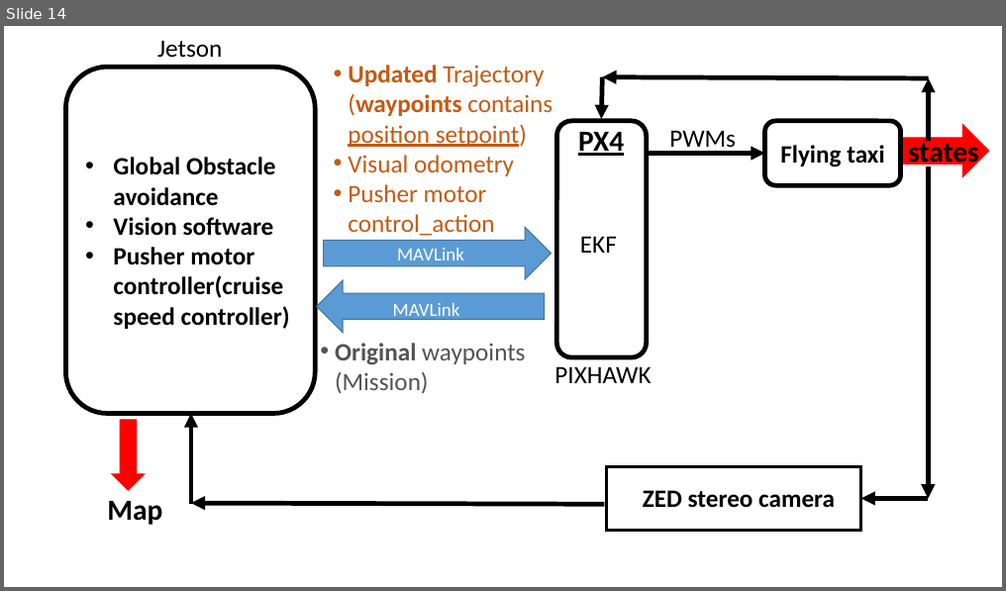
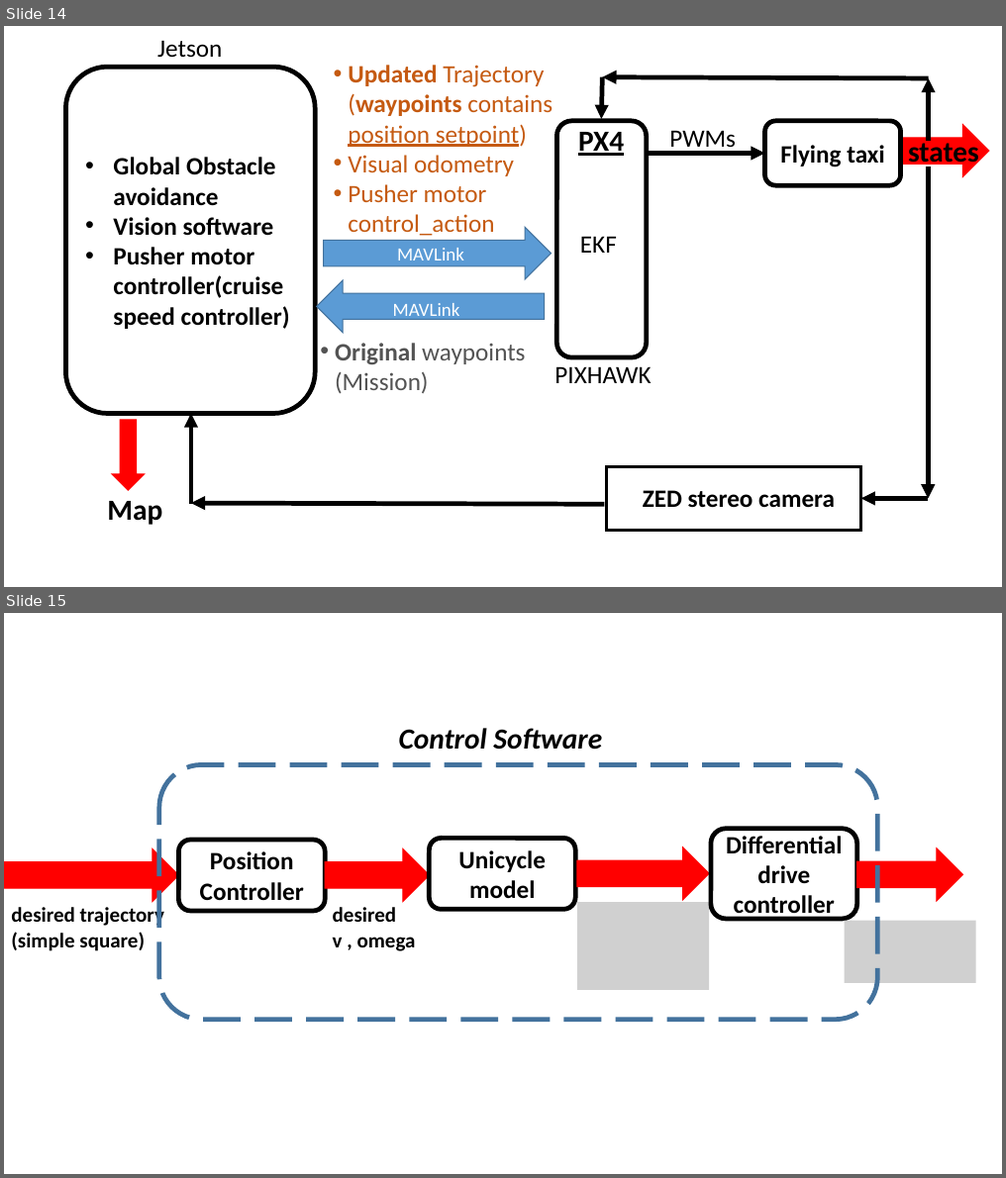
Before and after one commit to mohamedkhattab2019/graduation-project, a slide deck: documentation/Presentation1.pptx. Shown one above the other, each under a label of ours: slide 14 before the commit, slides 14 and 15 after it. The pictures are 1006x591 and 1006x1178 pixels, drawn with LibreOffice and Linux fonts; fonts in the diff are those of the drawing; grey boxes stand for pictures. Boxes give left, top, right and bottom in pixels: in the first picture for what was removed or moved away, otherwise in the second. Text is boxed around its words. In the diff, an @@ line names an element or a change of style, - is before the commit and + after.

```diff
--- a/documentation/Presentation1.pptx
+++ b/documentation/Presentation1.pptx
@@ slide 15 added at <box>4,613,1002,1174</box>, background #FFFFFF @@
@@ text added at <box>399,728,602,750</box>, 28 pt, text #000000, bold, italic @@
+Control Software
@@ rounded rectangle added at <box>159,765,877,1020</box>, outline #43739E 4.5 pt dashed @@
@@ right arrow added at <box>4,849,178,901</box>, fill #FF0000, outline #FF0000 1 pt @@
@@ rounded rectangle added at <box>178,840,325,911</box>, fill #FFFFFF, outline #000000 4.5 pt, 24 pt, text #000000, bold @@
+Position Controller
@@ right arrow added at <box>325,849,430,901</box>, fill #FF0000, outline #FF0000 1 pt @@
@@ rounded rectangle added at <box>430,839,576,909</box>, fill #FFFFFF, outline #000000 4.5 pt, 24 pt, text #000000, bold @@
+Unicycle model
@@ right arrow added at <box>577,848,709,900</box>, fill #FF0000, outline #FF0000 1 pt @@
@@ rounded rectangle added at <box>711,829,857,919</box>, fill #FFFFFF, outline #000000 4.5 pt, 24 pt, text #000000, bold @@
+Differential
+drive
+controller
@@ right arrow added at <box>857,849,963,901</box>, fill #FF0000, outline #FF0000 1 pt @@
@@ text added at <box>11,905,164,952</box>, 20 pt, text #000000, bold @@
+desired trajectory
+(simple square)
@@ text added at <box>333,907,416,952</box>, 20 pt, text #000000, bold @@
+desired
+v , omega
@@ picture added at <box>577,902,709,989</box> @@
@@ picture added at <box>844,921,976,983</box> @@
```
Also in this commit, not shown: 1 other slide added, 5 other files.
